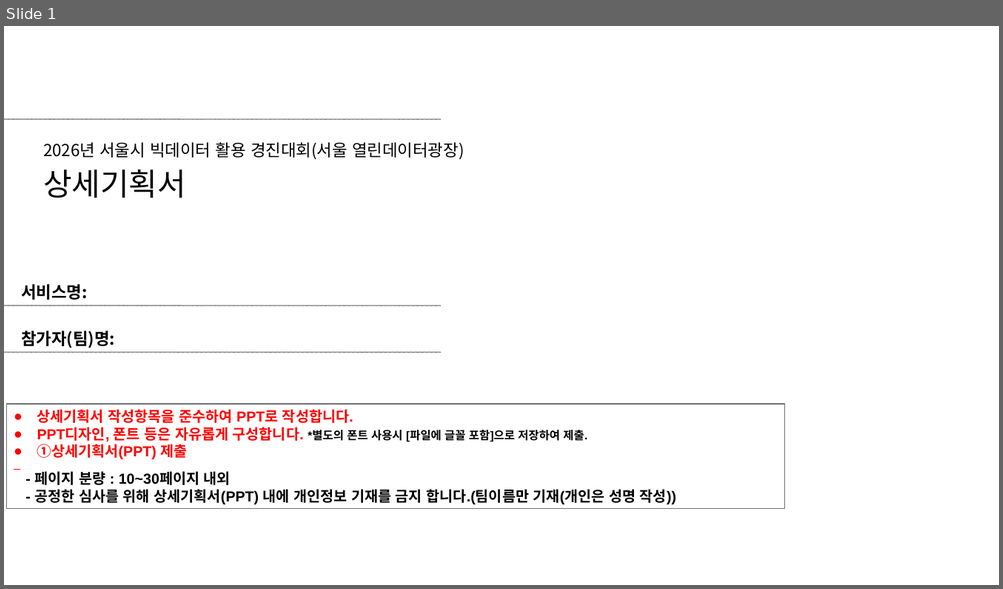
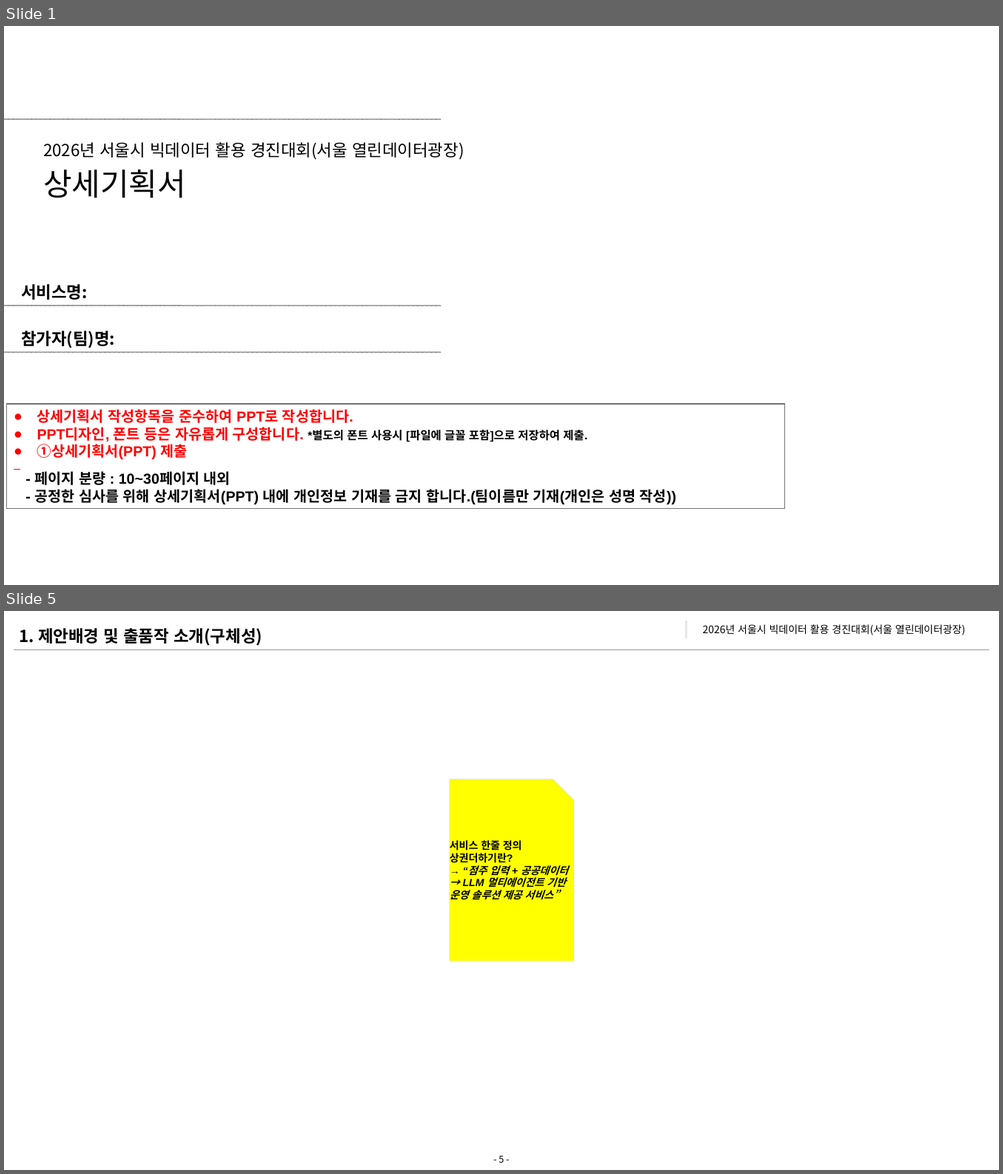
Before and after one commit to 2026-DSLab/2026-Seoul-Bigdata-Contest, a slide deck: 제출서류/[2026 서울시 빅데이터 활용 경진대회_창업부분]_팀명_서비스명_상세기획서.ppt. Shown one above the other, each under a label of ours: slide 1 before the commit, slides 1 and 5 after it; the slides between them are not shown. The pictures are 1003x589 and 1003x1174 pixels, drawn with LibreOffice and Linux fonts; fonts in the diff are those of the drawing; background and template pictures are left out. Boxes give left, top, right and bottom in pixels: in the first picture for what was removed or moved away, otherwise in the second. Text is boxed around its words. In the diff, an @@ line names an element or a change of style, - is before the commit and + after.

```diff
--- a/제출서류/[2026 서울시 빅데이터 활용 경진대회_창업부분]_팀명_서비스명_상세기획서.ppt
+++ b/제출서류/[2026 서울시 빅데이터 활용 경진대회_창업부분]_팀명_서비스명_상세기획서.ppt
@@ slide 5 added at box(4, 611, 999, 1170), background #FFFFFF @@
@@ text added at box(20, 628, 262, 646), 16 pt, text #000000, bold @@
+1. 제안배경 및 출품작 소개(구체성)
@@ rectangle added at box(684, 620, 688, 640), fill #E8E8E8, outline #FEFFFE 2.01 pt @@
@@ text added at box(703, 624, 965, 635), 10 pt, text #000000 @@
+2026년 서울시 빅데이터 활용 경진대회(서울 열린데이터광장)
@@ line added from (14, 649) to (988, 649), #A6A6A6 0.99 pt @@
@@ freeform shape added at box(449, 780, 574, 962), fill #FFFF00, outline #D9D9D9 0.26 pt, 10 pt, text #000000, bold, italic @@
+서비스 한줄 정의
+상권더하기란?
+→ “점주 입력 + 공공데이터 → LLM 멀티에이전트 기반 운영 솔루션 제공 서비스”
@@ page number added at box(498, 1156, 504, 1163), 9 pt, text #000000 @@
+- 5 -
```
Also in this commit, not shown: 18 other slides added, 7 slides removed.
